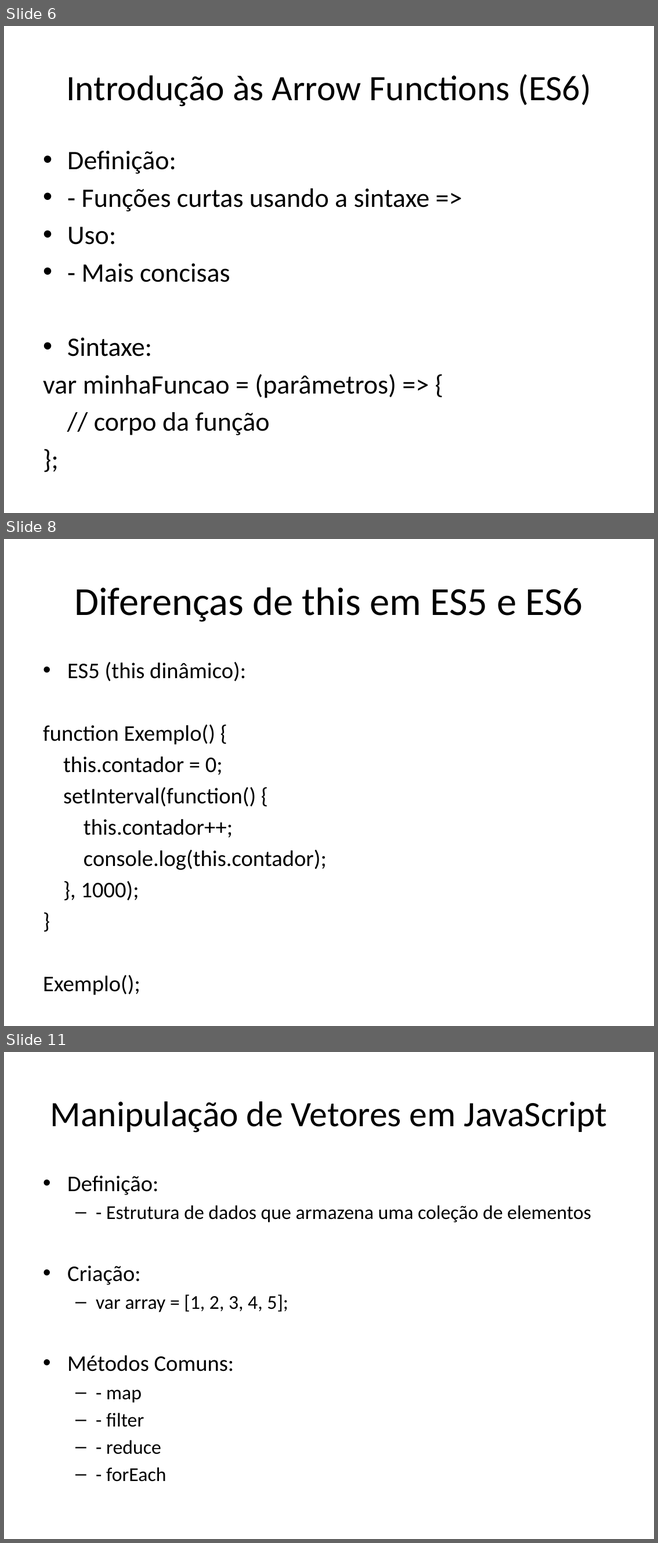
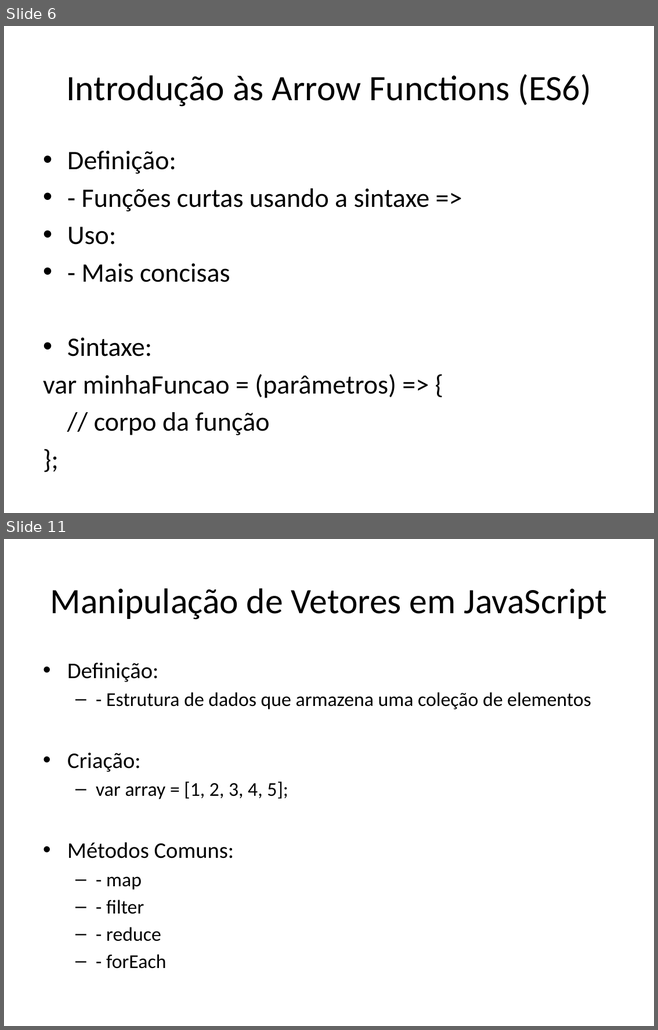
Before and after one commit to dfpires/progcomp2-2024b, a slide deck: ES5e6.pptx. Shown one above the other, each under a label of ours: slides 6, 8 and 11 before the commit, slides 6 and 11 after it; the slides between them are not shown. The pictures are 658x1543 and 658x1030 pixels, drawn with LibreOffice and Linux fonts; fonts in the diff are those of the drawing. Boxes give left, top, right and bottom in pixels: in the first picture for what was removed or moved away, otherwise in the second. Text is boxed around its words. In the diff, an @@ line names an element or a change of style, - is before the commit and + after.

```diff
--- a/ES5e6.pptx
+++ b/ES5e6.pptx
@@ slide 8 removed at (4, 539, 654, 1026), background #FFFFFF @@
@@ title removed at (74, 587, 583, 622) @@
-Diferenças de this em ES5 e ES6
@@ text removed at (43, 662, 326, 900) @@
-• ES5 (this dinâmico):
-function Exemplo() {
-this.contador = 0;
-setInterval(function() {
-this.contador++;
-console.log(this.contador);
-}, 1000);
-}
-Exemplo();
```
Also in this commit, not shown: 3 slides changed, 1 slide added.
